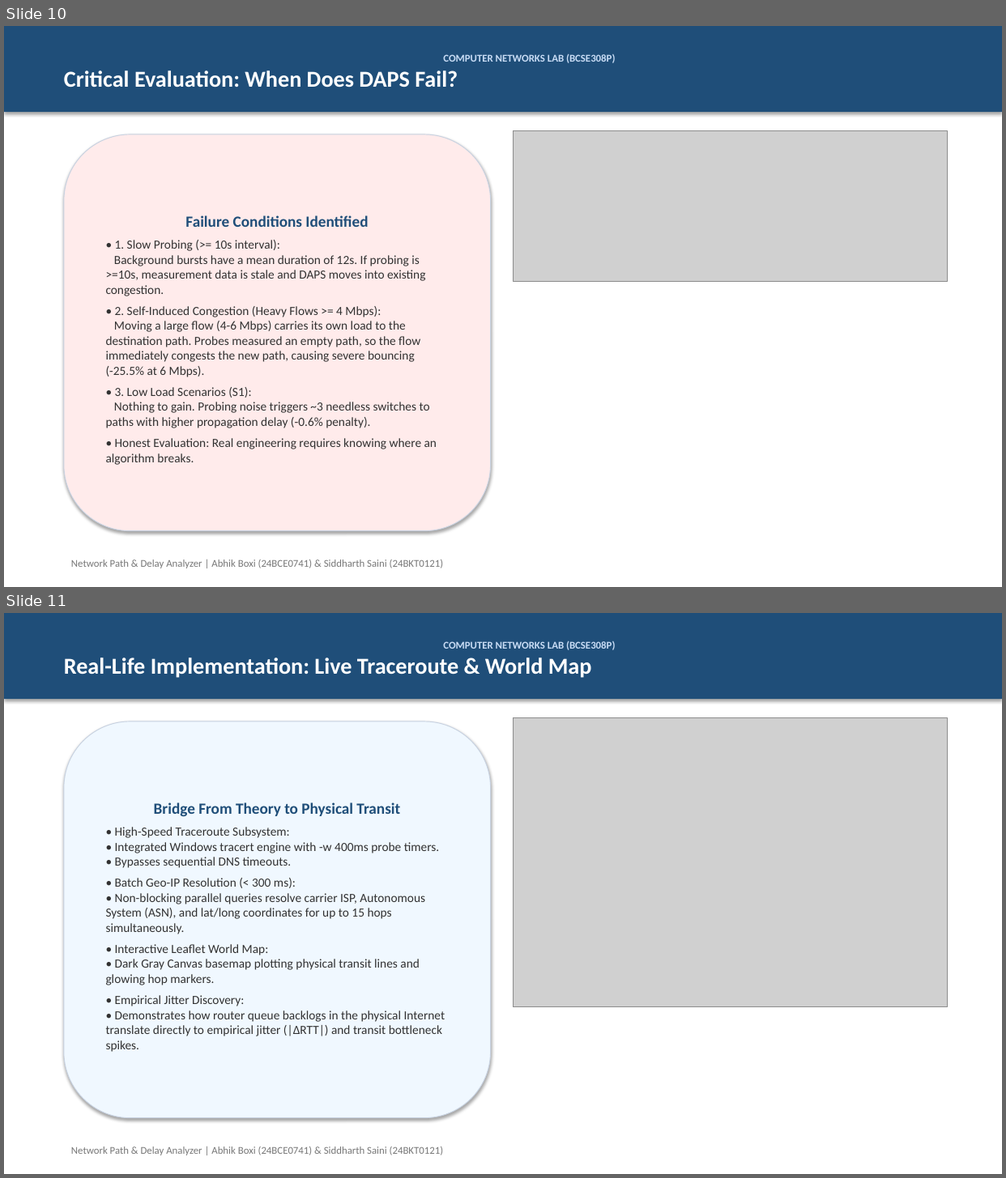
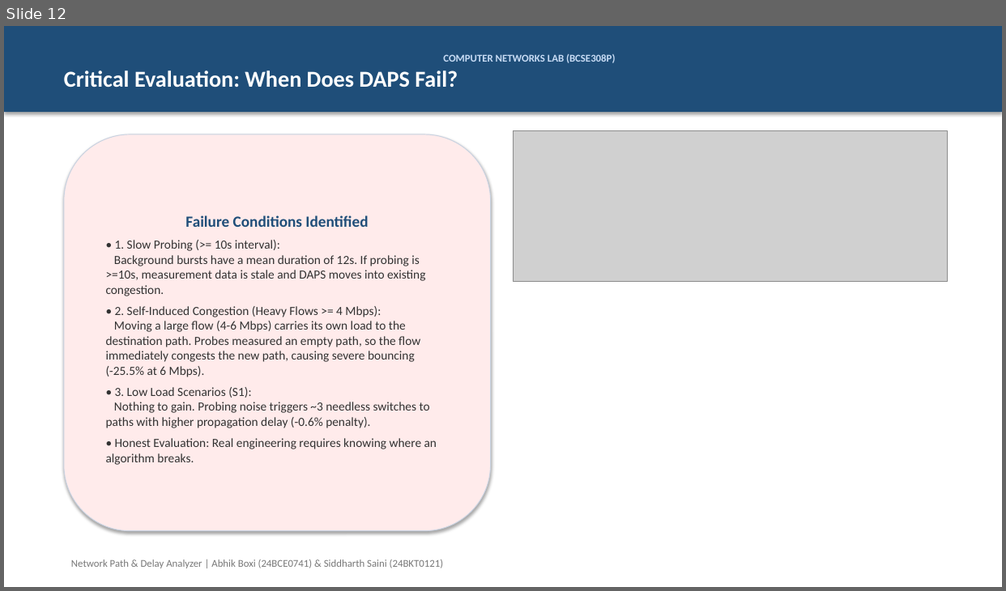
Before and after one commit to Someone1701/Network-Path-and-Delay-Analyzer, a slide deck: Network_Path_and_Delay_Analyzer_Presentation.pptx. Shown one above the other, each under a label of ours: slides 10 and 11 before the commit, slide 12 after it. The pictures are 1006x1178 and 1006x591 pixels, drawn with LibreOffice and Linux fonts; fonts in the diff are those of the drawing; grey boxes stand for pictures. Boxes give left, top, right and bottom in pixels: in the first picture for what was removed or moved away, otherwise in the second. Text is boxed around its words. In the diff, an @@ line names an element or a change of style, - is before the commit and + after.

```diff
--- a/Network_Path_and_Delay_Analyzer_Presentation.pptx
+++ b/Network_Path_and_Delay_Analyzer_Presentation.pptx
@@ slide 11 removed at (4,613,1002,1174), background #FFFFFF @@
@@ rectangle removed at (4,613,1002,699) @@
-COMPUTER NETWORKS LAB (BCSE308P)
-Real-Life Implementation: Live Traceroute & World Map
@@ rounded rectangle removed at (64,722,491,1118) @@
-Bridge From Theory to Physical Transit
-• High-Speed Traceroute Subsystem:
-• Integrated Windows tracert engine with -w 400ms probe timers.
-• Bypasses sequential DNS timeouts.
-• Batch Geo-IP Resolution (< 300 ms):
-• Non-blocking parallel queries resolve carrier ISP, Autonomous System (ASN), and lat/long coordinates for up to 15 hops simultaneously.
-• Interactive Leaflet World Map:
-• Dark Gray Canvas basemap plotting physical transit lines and glowing hop markers.
-• Empirical Jitter Discovery:
-• Demonstrates how router queue backlogs in the physical Internet translate directly to empirical jitter (|ΔRTT|) and transit bottleneck spikes.
@@ picture removed at (513,717,948,1007) @@
@@ text removed at (71,1147,444,1156) @@
-Network Path & Delay Analyzer | Abhik Boxi (24BCE0741) & Siddharth Saini (24BKT0121)
@@ what was slide 10 is now slide 12 @@
```
Also in this commit, not shown: 1 slide changed, 4 slides added, 5 other files.
